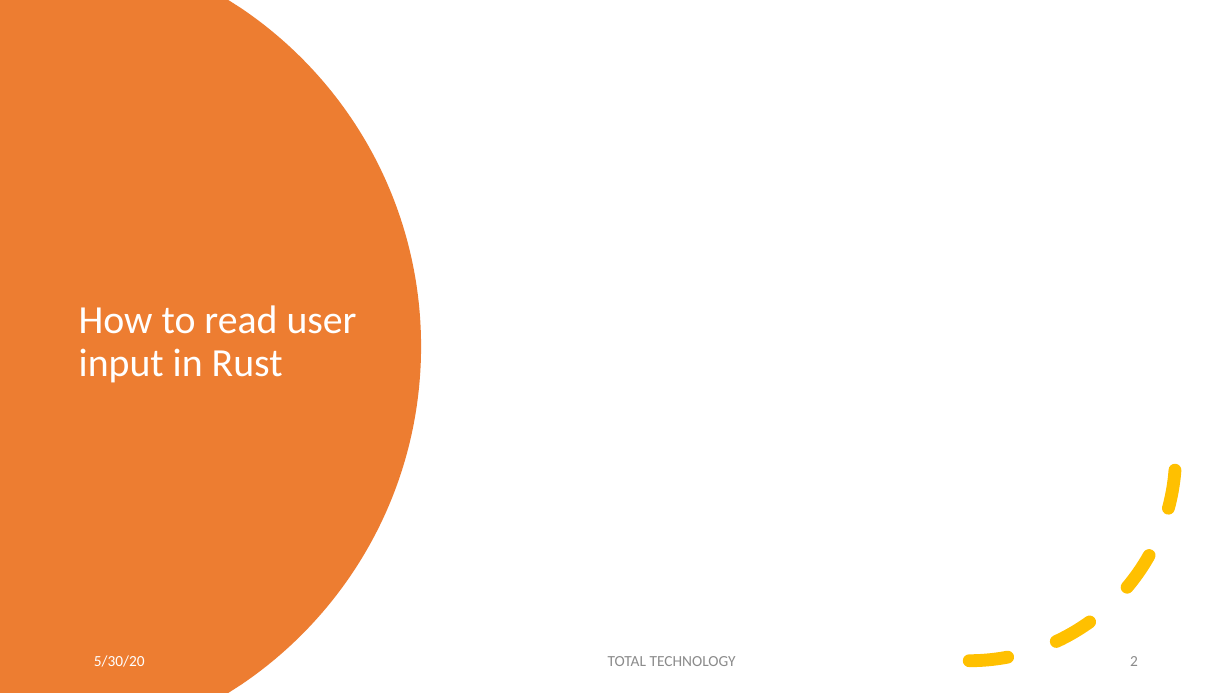
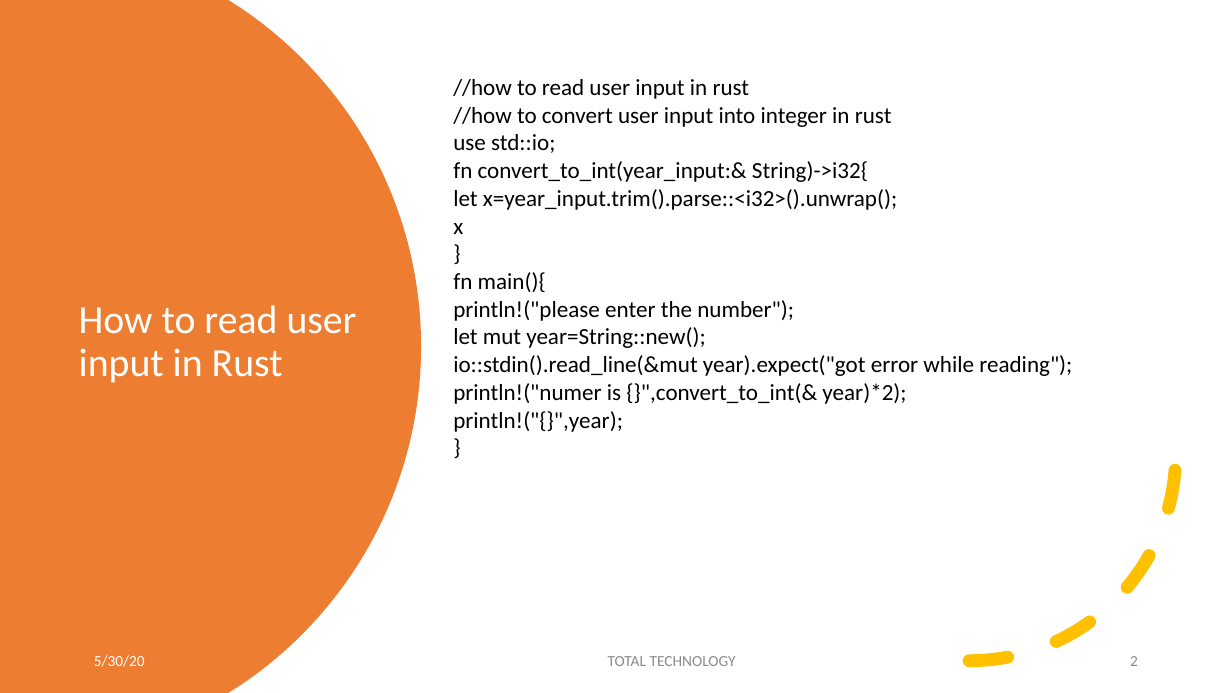
Before and after one commit to ronidas39/RUST_TUTORIAL, a slide deck: slide 2 of tutorial41/RUST_TUTORIAL_41_SLIDE.pptx. Drawn at 1232x693 pixels with LibreOffice and Linux fonts; fonts in the diff are those of the drawing. Boxes give left, top, right and bottom in pixels: in the first picture for what was removed or moved away, otherwise in the second. Text is boxed around its words. In the diff, an @@ line names an element or a change of style, - is before the commit and + after.

```diff
--- a/tutorial41/RUST_TUTORIAL_41_SLIDE.pptx
+++ b/tutorial41/RUST_TUTORIAL_41_SLIDE.pptx
@@ text added at (x1=453, y1=79, x2=1072, y2=432), 18 pt, text #000000 @@
+//how to read user input in rust
+//how to convert user input into integer in rust
+use std::io;
+fn convert_to_int(year_input:& String)->i32{
+let x=year_input.trim().parse::<i32>().unwrap();
+x
+}
+fn main(){
+println!("please enter the number");
+let mut year=String::new();
+io::stdin().read_line(&mut year).expect("got error while reading");
+println!("numer is {}",convert_to_int(& year)*2);
+println!("{}",year);
+}
```
